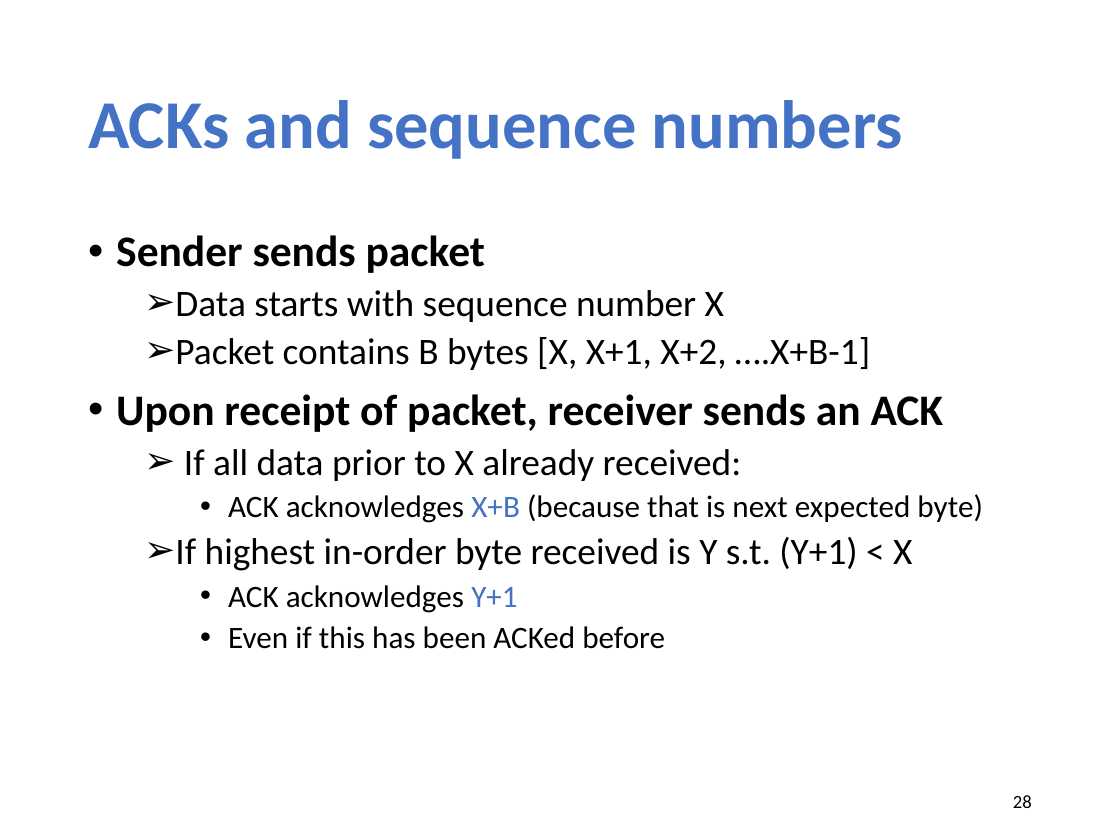
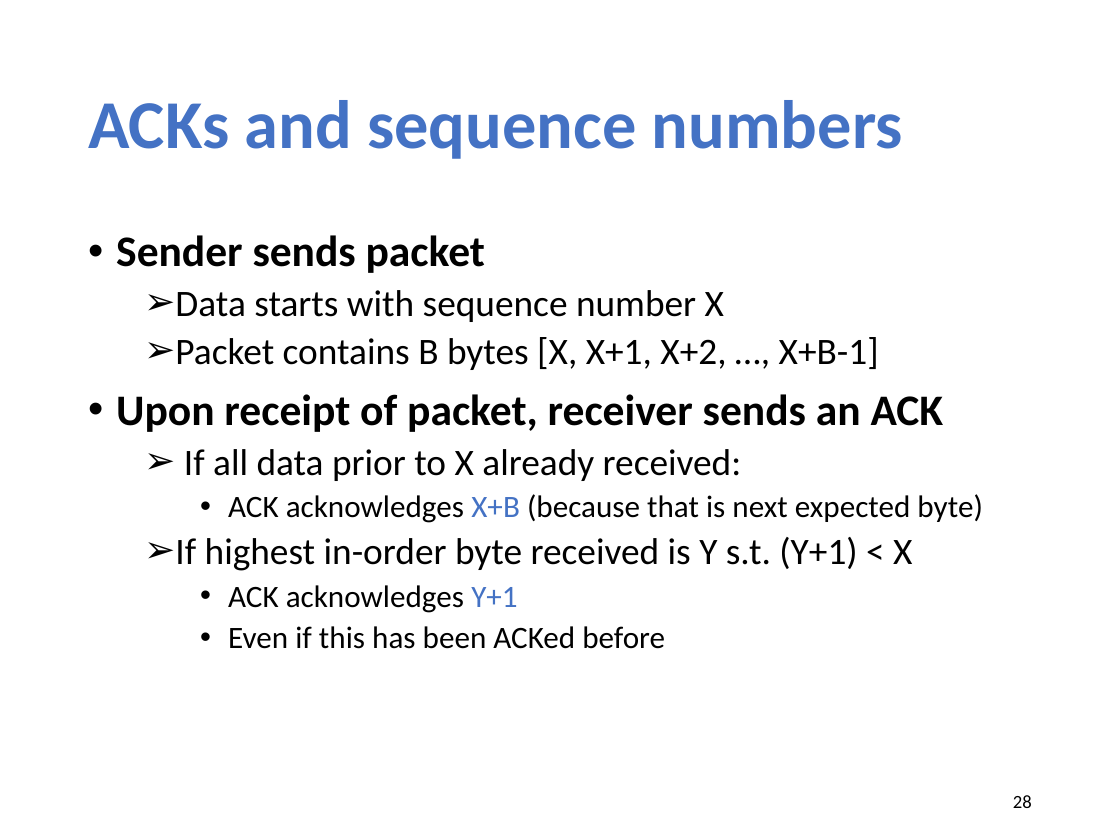
Before and after one commit to xinjin/course-net, a slide deck: slide 28 of slides/lec07_tcp.pptx. Drawn at 1120x840 pixels with LibreOffice and Linux fonts; fonts in the diff are those of the drawing. Boxes give left, top, right and bottom in pixels: in the first picture for what was removed or moved away, otherwise in the second. Text is boxed around its words. In the diff, an @@ line names an element or a change of style, - is before the commit and + after.

Commit message:
update slides

```diff
--- a/slides/lec07_tcp.pptx
+++ b/slides/lec07_tcp.pptx
@@ text at <box>175,337,879,370</box>: text changed @@
-  ➢ Packet contains B bytes [X, X+1, X+2, ….X+B-1]
+  ➢ Packet contains B bytes [X, X+1, X+2, …, X+B-1]
```
Also in this commit, not shown: 2 other slides changed, 7 other files.
